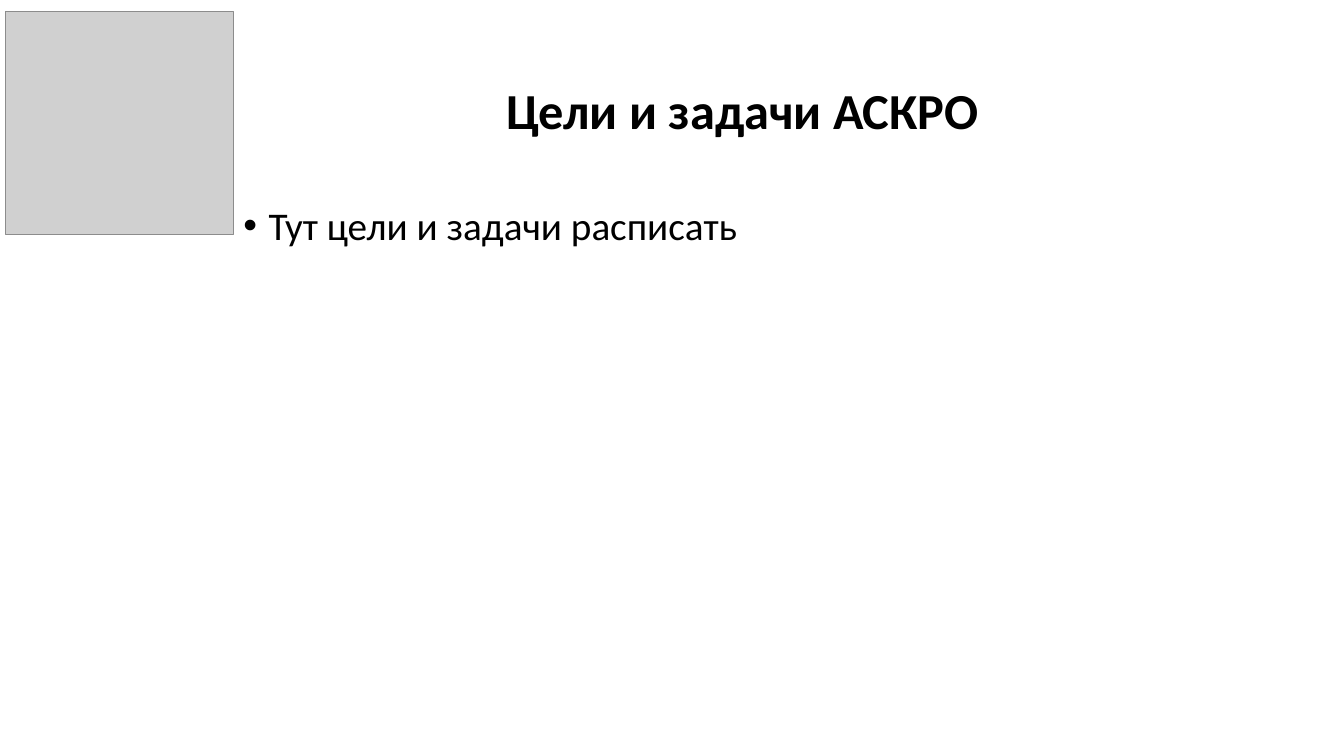
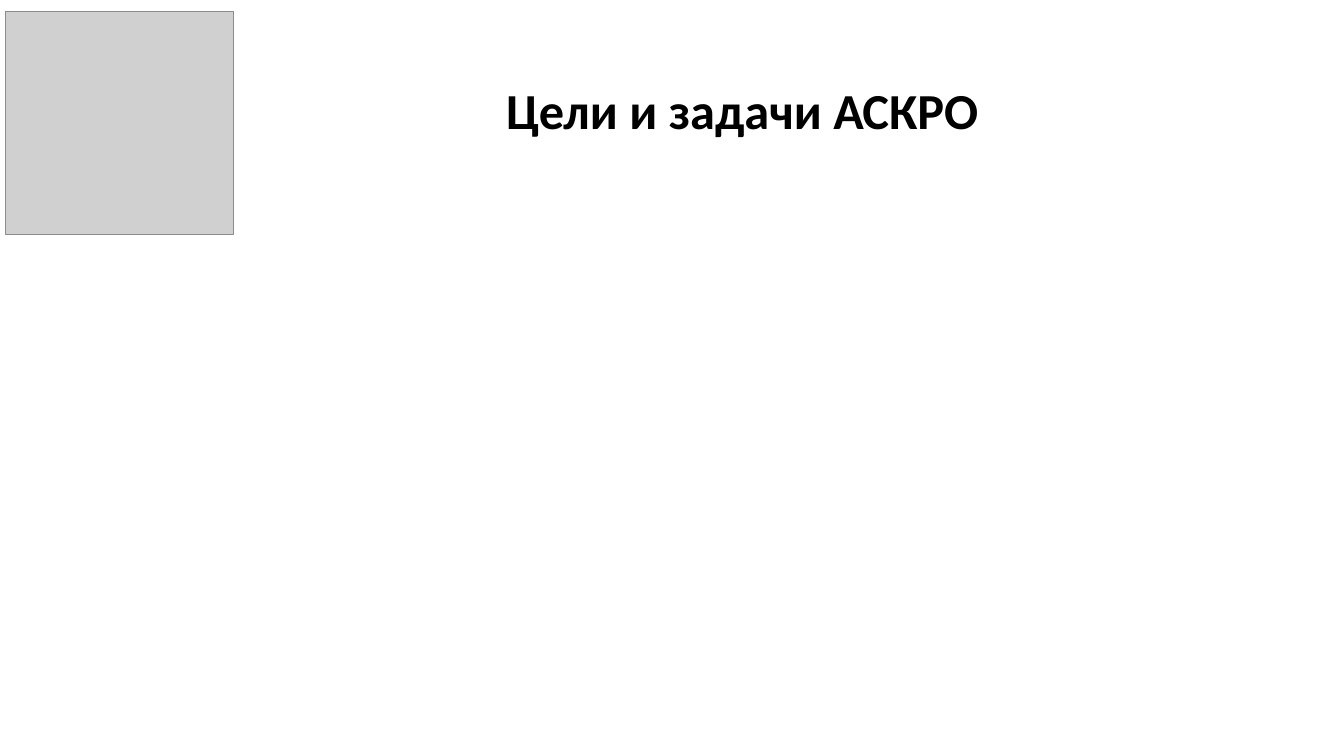
Before and after one commit to GolovPavel/diploma_golov, a slide deck: slide 5 of practice/presentation/practice.pptx. Drawn at 1344x756 pixels with LibreOffice and Linux fonts; fonts in the diff are those of the drawing; grey boxes stand for pictures. Boxes give left, top, right and bottom in pixels: in the first picture for what was removed or moved away, otherwise in the second. Text is boxed around its words. In the diff, an @@ line names an element or a change of style, - is before the commit and + after.

```diff
--- a/practice/presentation/practice.pptx
+++ b/practice/presentation/practice.pptx
@@ text removed at [269, 215, 737, 247] @@
-• Тут цели и задачи расписать
```
Also in this commit, not shown: 1 other slide changed, 2 other files.
